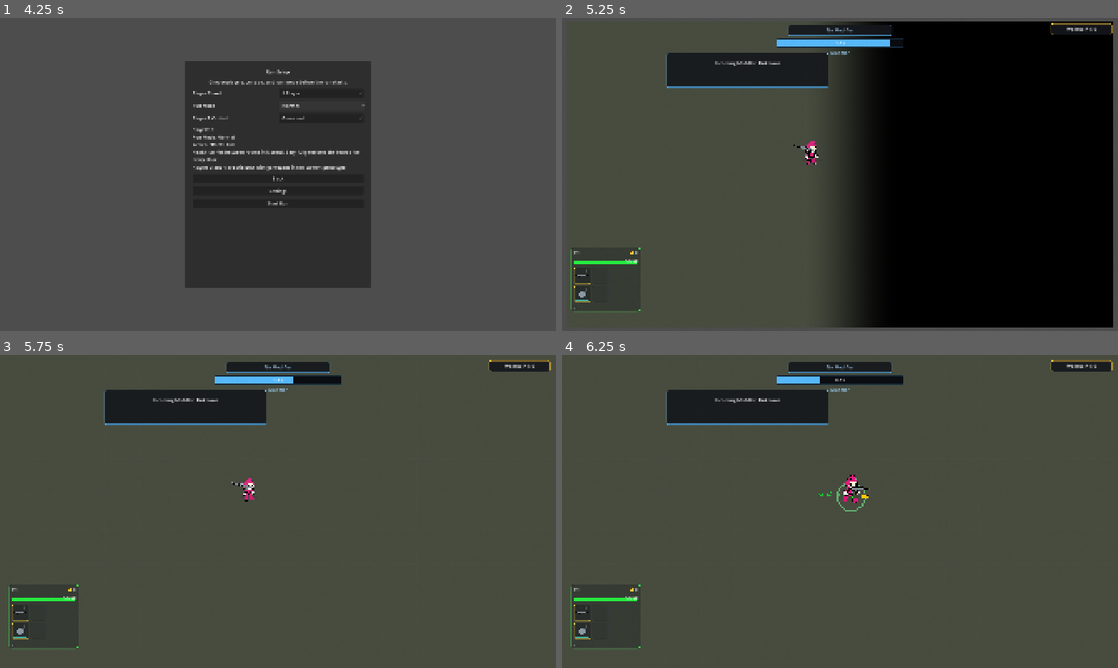
Above: before the commit, frames 1-4 (two rows, left to right).
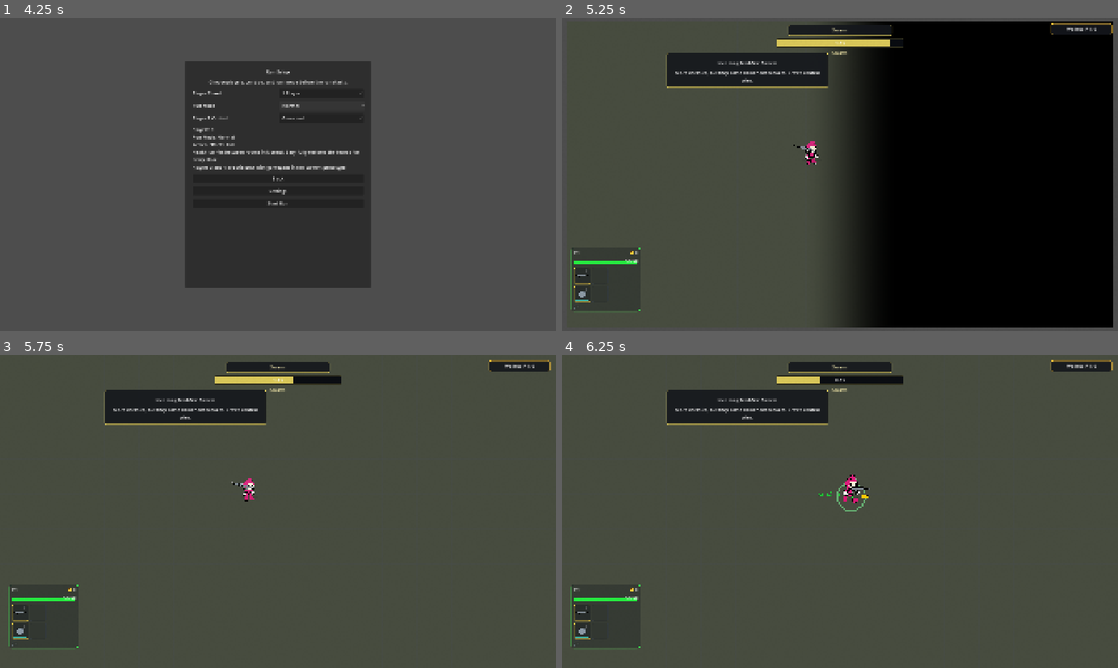
Above: after the commit, the same moments.

Repository: snaxico/project-twin-stick
Game: Godot game, scene res://scenes/ui/Bootstrap.tscn
The game is run twice, just before and just after one commit, with the same random seed, the same clock (stepped at 60 frames per second) and the same inputs.
Inputs (mouse positions are in pixels of both pictures, inside the frame that each line leads up to):
- Up to frame 1 (4.25 s): click "Play" at 0.5 s; click "1 Player" at 1.25 s; click "1 Player" at 2 s; click "Normal" at 2.75 s; click "Normal" at 3.5 s
- Up to frame 2 (5.25 s): click "Start Run" at 4.25 s; click "Fight +2 Gold" at 5 s
- Up to frame 3 (5.75 s): no input
- Up to frame 4 (6.25 s): tap Enter at 5.75 s; move the mouse to (962, 495) at 5.77 s; hold Right (ui_right) from 5.78 s (still down); hold R from 5.78 s (still down); click (962, 495) at 5.92 s; tap Space at 6.02 s

Frame 1 is identical in both runs. In frame 2, 1.3% of the frame differs, in the area x 18-62%, y 2-23%; in frame 3, 1.2%; in frame 4, 1.0%.

Commit message:
Patch 14 arena layout identity pass

Diff:
--- a/data/modifiers.json
+++ b/data/modifiers.json
@@ -1,25 +1,5 @@
 {
   "modifiers": [
-    {
-      "id": "frenzy",
-      "name": "Frenzy",
-      "description": "Enemies move and attack faster. New waves arrive sooner.",
-      "tint": [0.95, 0.84, 0.45, 1.0],
-      "min_step": 2,
-      "pool": "disabled",
-      "enemy_speed_multiplier": 1.35,
-      "enemy_fire_interval_multiplier": 0.92,
-      "spawn_interval_multiplier": 0.88
-    },
-    {
-      "id": "armoured",
-      "name": "Armoured",
-      "description": "Enemies take more punishment before they go down.",
-      "tint": [0.65, 0.72, 0.86, 1.0],
-      "min_step": 2,
-      "pool": "disabled",
-      "enemy_bonus_health": 20
-    },
     {
       "id": "hot_floor",
       "name": "Hot Floor",
@@ -47,16 +27,6 @@
       "death_puddle_active_duration": 2.0
     },
     {
-      "id": "stampede",
-      "name": "Stampede",
-      "description": "Enemies crash harder on contact and push closer.",
-      "tint": [0.92, 0.36, 0.18, 1.0],
-      "min_step": 0,
-      "pool": "disabled",
-      "enemy_speed_multiplier": 1.18,
-      "enemy_contact_damage_bonus": 10
-    },
-    {
       "id": "crossfire",
       "name": "Crossfire",
       "description": "Ranged enemies pressure the flanks with faster volleys.",
@@ -66,33 +36,6 @@
       "enemy_fire_interval_multiplier": 0.82,
       "spawn_interval_multiplier": 0.96,
       "spawn_position_bias": "sides"
-    },
-    {
-      "id": "darkness",
-      "name": "Darkness",
-      "description": "Visibility collapses outside the squad. Stay close enough to read the room.",
-      "tint": [0.5, 0.44, 0.82, 1.0],
-      "min_step": 4,
-      "pool": "disabled",
-      "vision_radius": 280.0
-    },
-    {
-      "id": "one_way",
-      "name": "One-Way",
-      "description": "Enemies only arrive from the left side. Reposition before the funnel collapses.",
-      "tint": [0.78, 0.7, 0.36, 1.0],
-      "min_step": 0,
-      "pool": "disabled",
-      "spawn_side": "left"
-    },
-    {
-      "id": "friendly_fire",
-      "name": "Friendly Fire",
-      "description": "Your shots can hit allies. Tight formations become a liability.",
-      "tint": [0.9, 0.38, 0.66, 1.0],
-      "min_step": 0,
-      "pool": "disabled",
-      "friendly_fire": true
     },
     {
       "id": "swarm",
@@ -106,17 +49,6 @@
       "enemy_speed_multiplier": 0.88,
       "enemy_bonus_health": -10,
       "enemy_contact_damage_bonus": 5
-    },
-    {
-      "id": "heavy_patrol",
-      "name": "Heavy Patrol",
-      "description": "Fewer waves, but every enemy is tougher. Pick your fights.",
-      "tint": [0.45, 0.52, 0.62, 1.0],
-      "min_step": 2,
-      "pool": "disabled",
-      "spawn_interval_multiplier": 1.4,
-      "enemy_bonus_health": 20,
-      "enemy_speed_multiplier": 0.92
     }
   ]
 }
--- a/data/recipes.json
+++ b/data/recipes.json
@@ -5,7 +5,7 @@
       "name": "Open Swarm",
       "min_step": 0,
       "max_step": 3,
-      "layout_pool": ["default", "offset"],
+      "layout_pool": ["default"],
       "modifier_pool": ["swarm", ""],
       "enemy_weight_hint": "chaser_heavy",
       "objective_hint": "survive",
@@ -13,37 +13,26 @@
       "feel": "Readable horde room. Mow down many weak enemies."
     },
     {
-      "id": "hold_the_line",
-      "name": "Hold the Line",
+      "id": "hold_lanes",
+      "name": "Hold Lanes",
       "min_step": 0,
       "max_step": 5,
-      "layout_pool": ["lane", "pinch"],
-      "modifier_pool": [""],
+      "layout_pool": ["lane"],
+      "modifier_pool": ["", "crossfire"],
       "enemy_weight_hint": "chaser_charger",
       "objective_hint": "survive",
-      "feel": "Defend against a directional push."
+      "feel": "Hold fronts and rotate between lanes."
     },
     {
-      "id": "crossfire_lanes",
-      "name": "Crossfire Lanes",
-      "min_step": 1,
-      "max_step": 99,
-      "layout_pool": ["lane", "crossfire"],
-      "modifier_pool": ["crossfire"],
-      "enemy_weight_hint": "spitter_chaser",
-      "objective_hint": "survive",
-      "feel": "Dodge ranged side pressure while clearing spitters."
-    },
-    {
-      "id": "pillar_skirmish",
-      "name": "Pillar Skirmish",
+      "id": "cover_fight",
+      "name": "Cover Fight",
       "min_step": 2,
       "max_step": 99,
       "layout_pool": ["pillars"],
       "modifier_pool": ["crossfire", "death_pop"],
       "enemy_weight_hint": "spitter_bruiser",
       "objective_hint": "survive",
-      "feel": "Use cover, clear ranged threats, manage blockers."
+      "feel": "Use cover and clear ranged pressure around pillars."
     },
     {
       "id": "ring_run",
@@ -58,15 +47,15 @@
       "feel": "Continuous looping movement."
     },
     {
-      "id": "dead_zone_ring",
-      "name": "Dead Zone Ring",
+      "id": "dead_zone",
+      "name": "Dead Zone",
       "min_step": 3,
       "max_step": 99,
-      "layout_pool": ["ring", "pillars"],
+      "layout_pool": ["ring"],
       "modifier_pool": ["death_pop"],
       "enemy_weight_hint": "bruiser_mix",
       "objective_hint": "survive",
-      "feel": "Kill enemies in safe places, avoid death zones."
+      "feel": "Kill enemies in safe spaces, avoid death zones."
     },
     {
       "id": "pocket_breakthrough",
@@ -78,31 +67,14 @@
       "enemy_weight_hint": "bruiser_spitter_chaser",
       "objective_hint": "capture_the_hill",
       "feel": "Push into defended pockets and hold the contested objective."
-    },
-    {
-      "id": "chaos_room",
-      "name": "Chaos Room",
-      "min_step": 4,
-      "max_step": 99,
-      "layout_pool": ["default", "ring"],
-      "modifier_pool": ["hot_floor", "death_pop"],
-      "enemy_weight_hint": "mixed",
-      "objective_hint": "survive",
-      "spawn_interval_override": 1.8,
-      "wave_size_bonus": 3,
-      "survival_duration_bonus": 4.0,
-      "feel": "Late-run spectacle."
     }
   ],
   "enemy_weight_hints": {
     "default": null,
     "chaser_heavy": [8, 0, 1, 0],
     "chaser_charger": [5, 0, 3, 0],
-    "spitter_chaser": [4, 3, 0, 0],
     "spitter_bruiser": [2, 3, 0, 3],
-    "chaser_charger_bruiser": [3, 0, 3, 2],
     "bruiser_spitter_chaser": [3, 2, 1, 3],
-    "bruiser_mix": [2, 0, 2, 4],
-    "mixed": [3, 2, 2, 2]
+    "bruiser_mix": [2, 0, 2, 4]
   }
 }
--- a/scripts/game/RunState.gd
+++ b/scripts/game/RunState.gd
@@ -1862,7 +1862,7 @@
 	}
 
 func _get_random_layout_id() -> String:
-	var layouts := ["default", "crossfire", "pinch", "offset", "pillars", "ring", "pockets"]
+	var layouts := ["default", "lane", "pillars", "ring", "pockets"]
 	return layouts[_random.randi_range(0, layouts.size() - 1)]
 
 func _resolve_recipe_layout_id(template: Dictionary, room_objective: String, recipe_layout: String) -> String:
--- a/scripts/ui/Bootstrap.gd
+++ b/scripts/ui/Bootstrap.gd
@@ -207,14 +207,14 @@
 	_populate_profile_option(debug_layout_option, [
 		{"label": "Random", "value": "random"},
 		{"label": "Default", "value": "default"},
-		{"label": "Crossfire", "value": "crossfire"},
-		{"label": "Pinch", "value": "pinch"},
-		{"label": "Offset", "value": "offset"},
+		{"label": "Lane", "value": "lane"},
 		{"label": "Pillars", "value": "pillars"},
 		{"label": "Ring", "value": "ring"},
 		{"label": "Pockets", "value": "pockets"},
-		{"label": "Lane", "value": "lane"},
-		{"label": "Gauntlet Pockets", "value": "gauntlet_pockets"},
+		{"label": "Crossfire (Legacy)", "value": "crossfire"},
+		{"label": "Pinch (Legacy)", "value": "pinch"},
+		{"label": "Offset (Legacy)", "value": "offset"},
+		{"label": "Gauntlet Pockets (Legacy)", "value": "gauntlet_pockets"},
 		{"label": "Boss Gate", "value": "boss_gate"},
 	], "random")
 	debug_step_spinbox.min_value = 0
Not shown, changed: docs/design/enemies-arenas-modifiers-balance.xlsx
Not shown, changed: docs/development/current-state.md
Not shown, changed: docs/development/history/2026-05-11.md
Not shown, changed: docs/development/start-of-day.md
